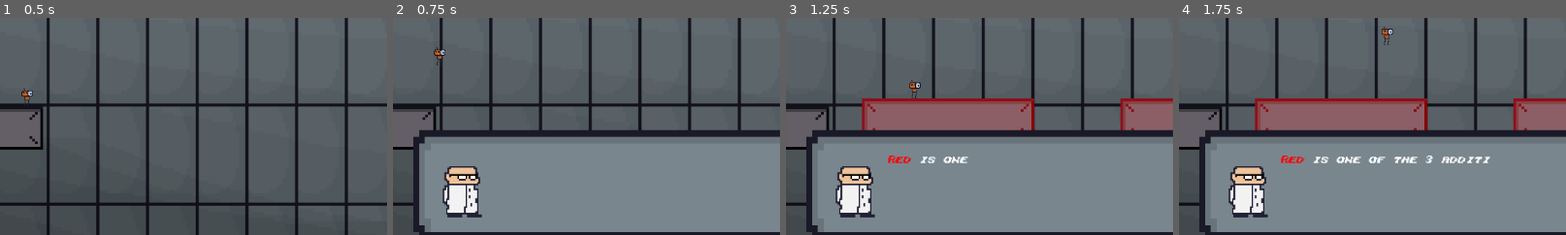
Above: before the commit, frames 1-4 (left to right).
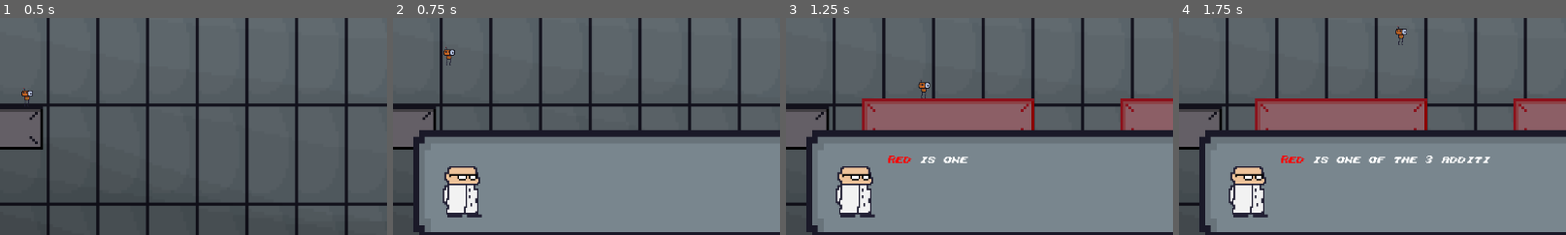
Above: after the commit, the same moments.

Repository: Gamnraa/gmtk2025
Game: Godot game, scene res://MainScene.tscn
Same seed, same stepped clock (60 frames per second), same inputs: the game is played once before the commit and once after it.
Inputs:
- Up to frame 1 (0.5 s): no input
- Up to frame 2 (0.75 s): tap Enter (enter) at 0.5 s; hold D (right) from 0.53 s (still down); tap Space (jump) at 0.6 s
- Up to frame 3 (1.25 s): keep holding D (right); tap Space (jump) at 0.77, 1.07 s
- Up to frame 4 (1.75 s): keep holding D (right); tap Enter (enter) at 1.35 s; tap Space (jump) at 1.52, 1.55 s
The pictures show only the part of the screen within x 0-50%, y 49-99%; the shares and areas given below are measured in that part.

Frame 1 is identical in both runs. In frame 2, 0.2% of the frame differs, in the area x 10-17%, y 13-22%; in frame 3, 0.2%; in frame 4, 0.3%, in the area x 52-59%, y 3-13%.

Commit message:
Slight boost in x direction when jumping

Diff:
--- a/Scripts/player.gd
+++ b/Scripts/player.gd
@@ -29,9 +29,6 @@
 	if is_on_floor():
 		coyote_timer = coyote_timer_max
 
-	if (grounded or coyote_timer > 0) and Input.is_action_just_pressed("jump"):
-		velocity.y = -air_speed * 2.17
-
 	if Input.is_action_pressed("right"):
 
 		velocity.x = min(velocity.x + accel, max_speed)
@@ -43,6 +40,11 @@
 		$Sprite2D.flip_h = true
 		if is_on_floor(): $Sprite2D/AnimationPlayer.play("player-walk")
 
+	if (grounded or coyote_timer > 0) and Input.is_action_just_pressed("jump"):
+		velocity.y = -air_speed * 2.17
+		if velocity.x > 0: velocity.x += 350
+		if velocity.x < 0: velocity.x -= 350
+
 	if not(Input.is_action_pressed("left") or Input.is_action_pressed("right")) and grounded:
 		velocity.x = move_toward(velocity.x, 0, accel)
 		$Sprite2D/AnimationPlayer.play("player-idle")
